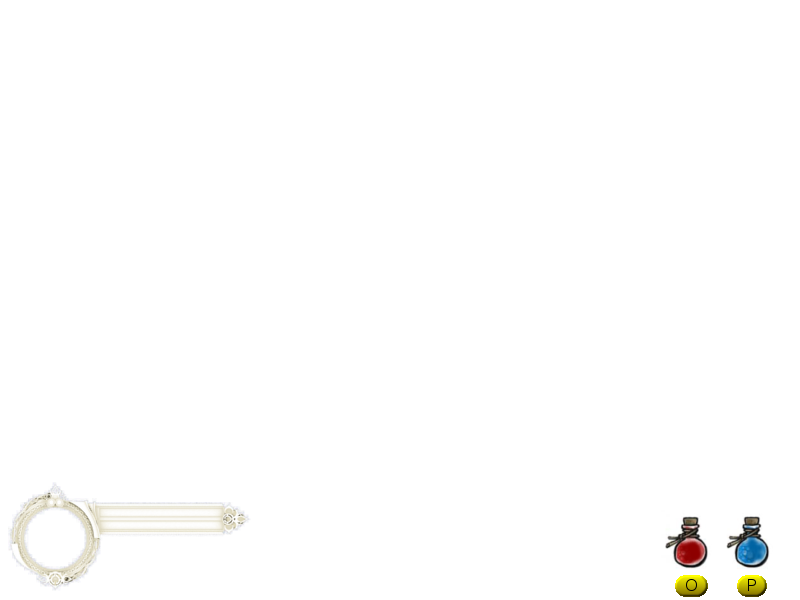
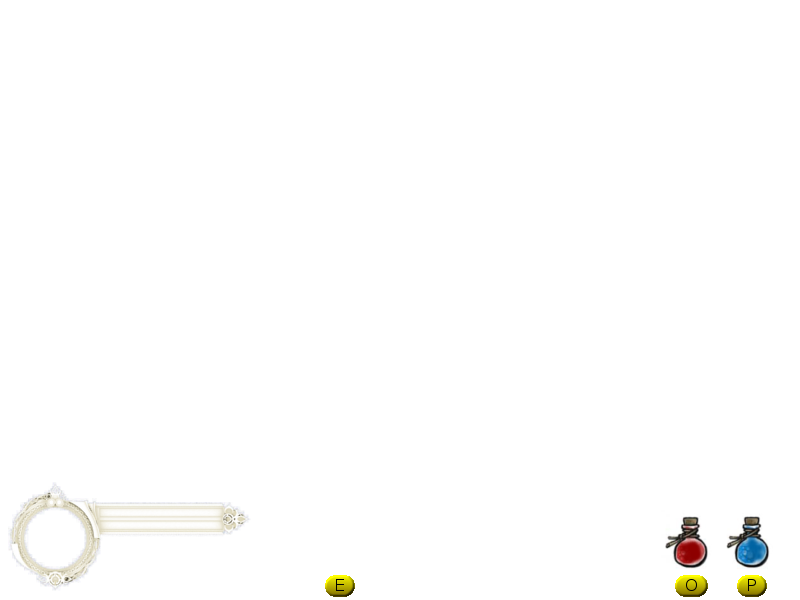
Layered file, before and after one edit (800 x 600). Changes by layer:
added layer "Calque Copié #7" above "Calque Copié #6" over [325, 575, 355, 597]
